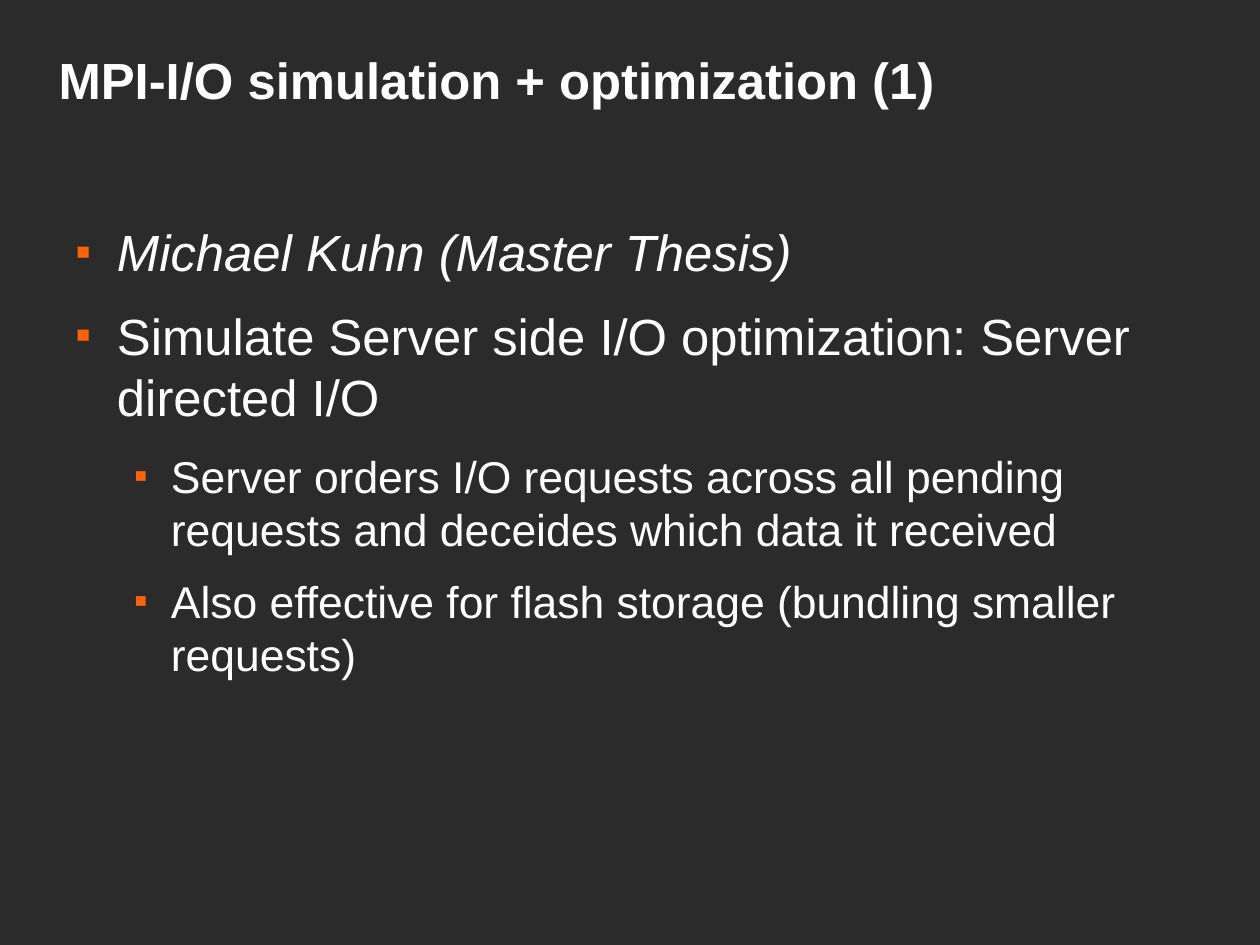
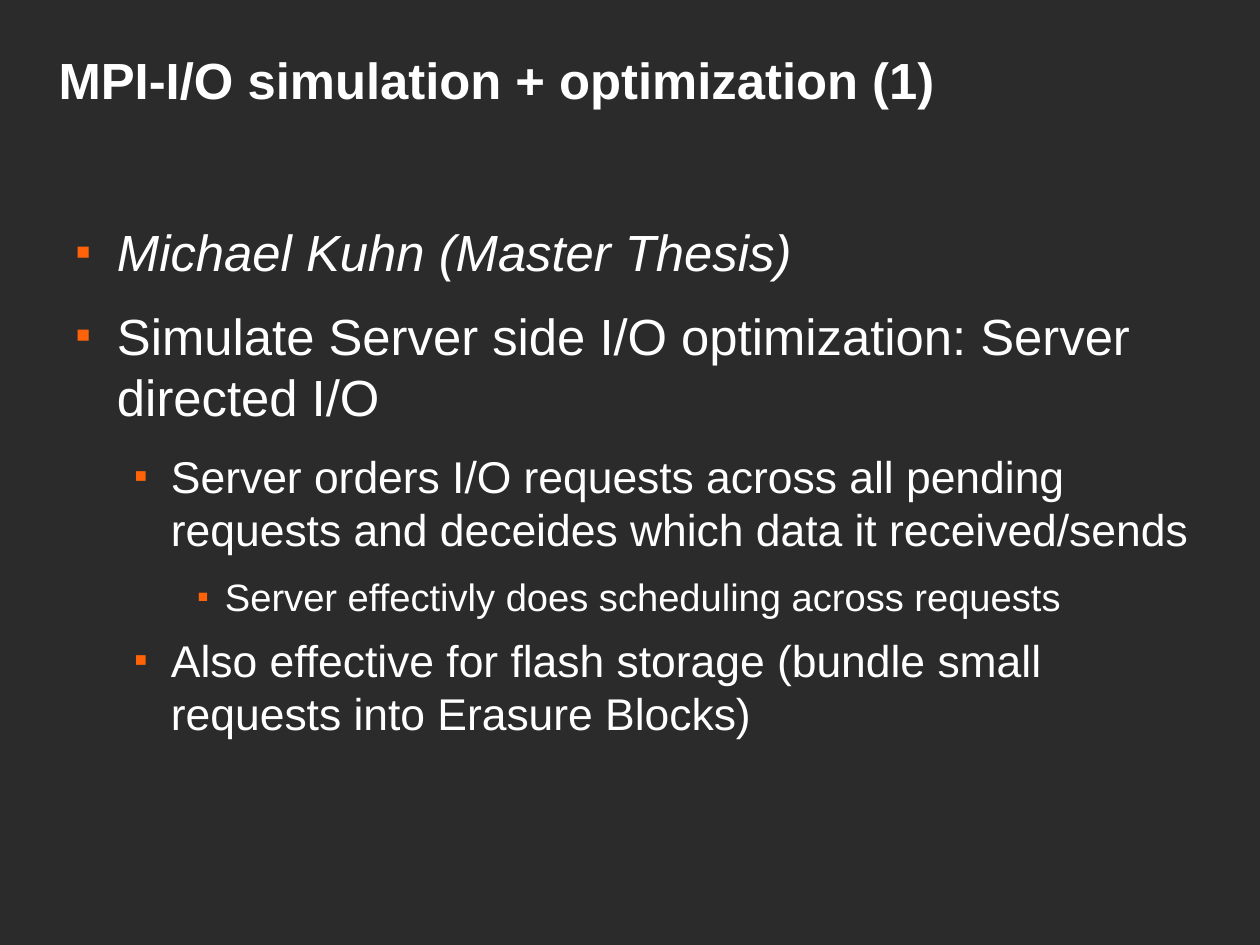
Before and after one commit to JulianKunkel/hdtrace-piosim, a slide deck: slide 43 of PIOsimHD-Doc/Presentations/OngoingWork-04-09/OngoingWork.odp (slide 39 before the commit). Drawn at 1260x945 pixels with LibreOffice and Linux fonts; fonts in the diff are those of the drawing; background and template pictures are left out; a plain dark background stands for a picture behind light text. Boxes give left, top, right and bottom in pixels: in the first picture for what was removed or moved away, otherwise in the second. Text is boxed around its words. In the diff, an @@ line names an element or a change of style, - is before the commit and + after.

Commit message:
Presentation finished

```diff
--- a/PIOsimHD-Doc/Presentations/OngoingWork-04-09/OngoingWork.odp
+++ b/PIOsimHD-Doc/Presentations/OngoingWork-04-09/OngoingWork.odp
@@ text at (171,460,1188,740): text changed @@
-  ■ Server orders I/O requests across all pending requests and deceides which data it received
-  ■ Also effective for flash storage (bundling smaller requests)
+  ■ Server orders I/O requests across all pending requests and deceides which data it received/sends
+    ■ Server effectivly does scheduling across requests
+  ■ Also effective for flash storage (bundle small requests into Erasure Blocks)
```
Also in this commit, not shown: 22 other slides changed, 9 slides added, 1 slide removed.
